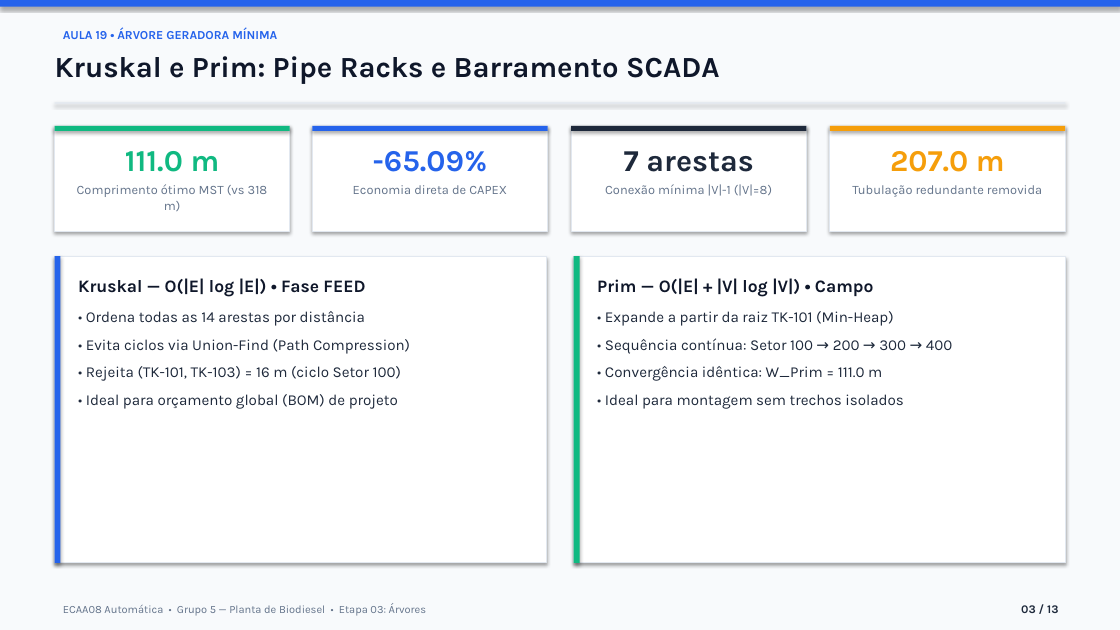
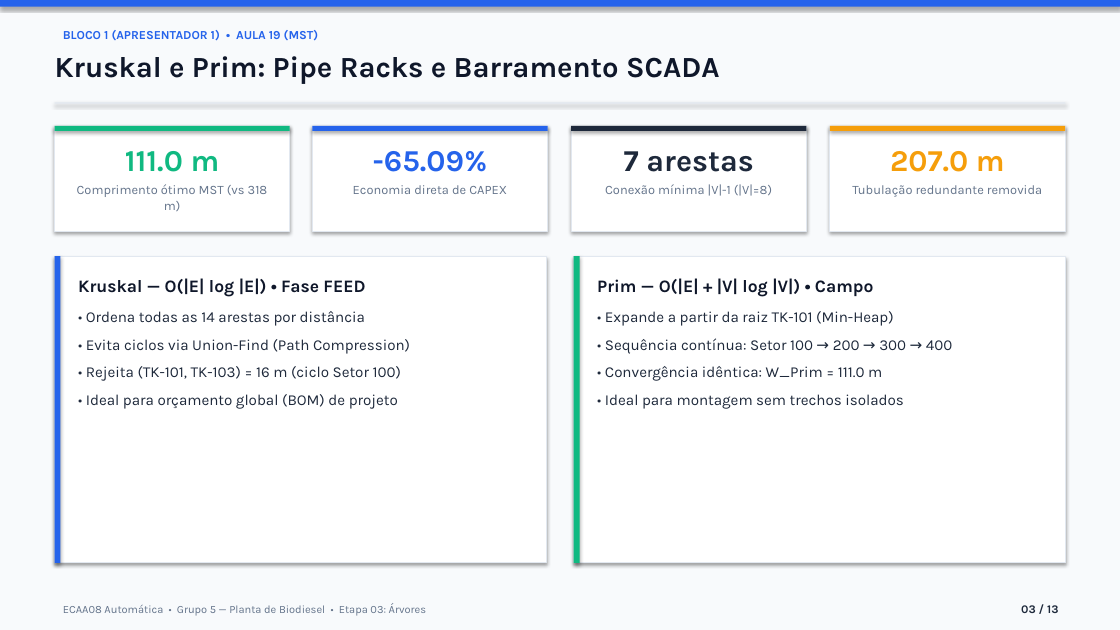
Before and after one commit to igorfantucci/Aula-Automatica---GRUPO-5, a slide deck: slide 3 of etapa-03-arvores/apresentacao_etapa_03.pptx. Drawn at 1120x630 pixels with LibreOffice and Linux fonts; fonts in the diff are those of the drawing. Boxes give left, top, right and bottom in pixels: in the first picture for what was removed or moved away, otherwise in the second. Text is boxed around its words. In the diff, an @@ line names an element or a change of style, - is before the commit and + after.

```diff
--- a/etapa-03-arvores/apresentacao_etapa_03.pptx
+++ b/etapa-03-arvores/apresentacao_etapa_03.pptx
@@ text at [63, 30, 319, 41]: text changed @@
-AULA 19 • ÁRVORE GERADORA MÍNIMA
+BLOCO 1 (APRESENTADOR 1) • AULA 19 (MST)
```
Also in this commit, not shown: 11 other slides changed, 1 slide added, 1 slide removed, 4 other files.
